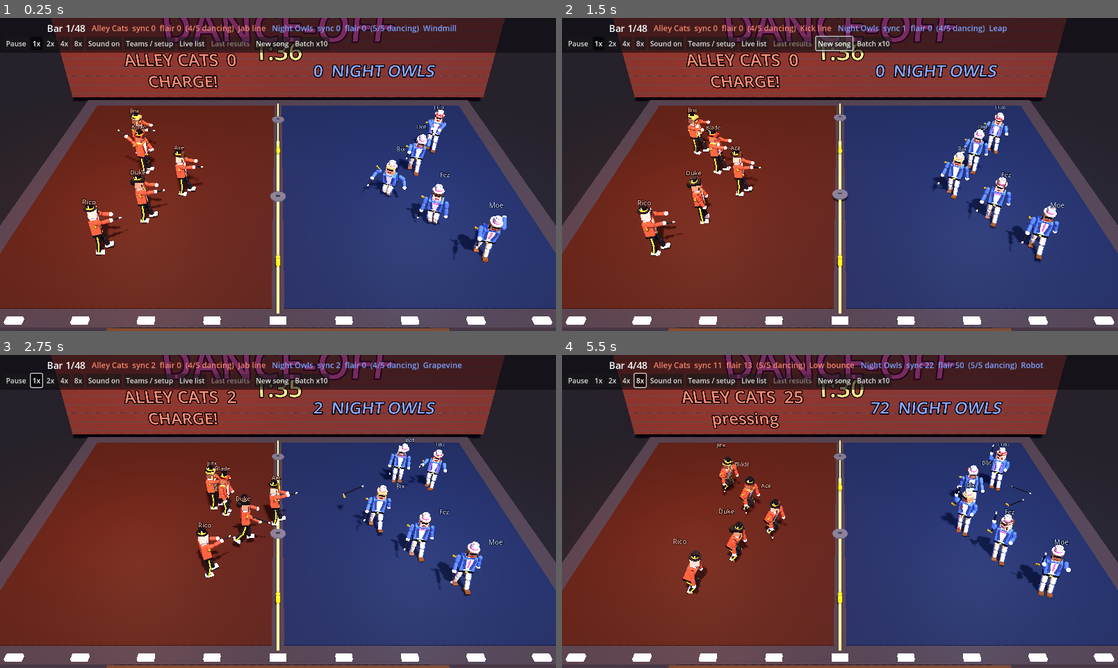
Above: before the commit, frames 1-4 (two rows, left to right).
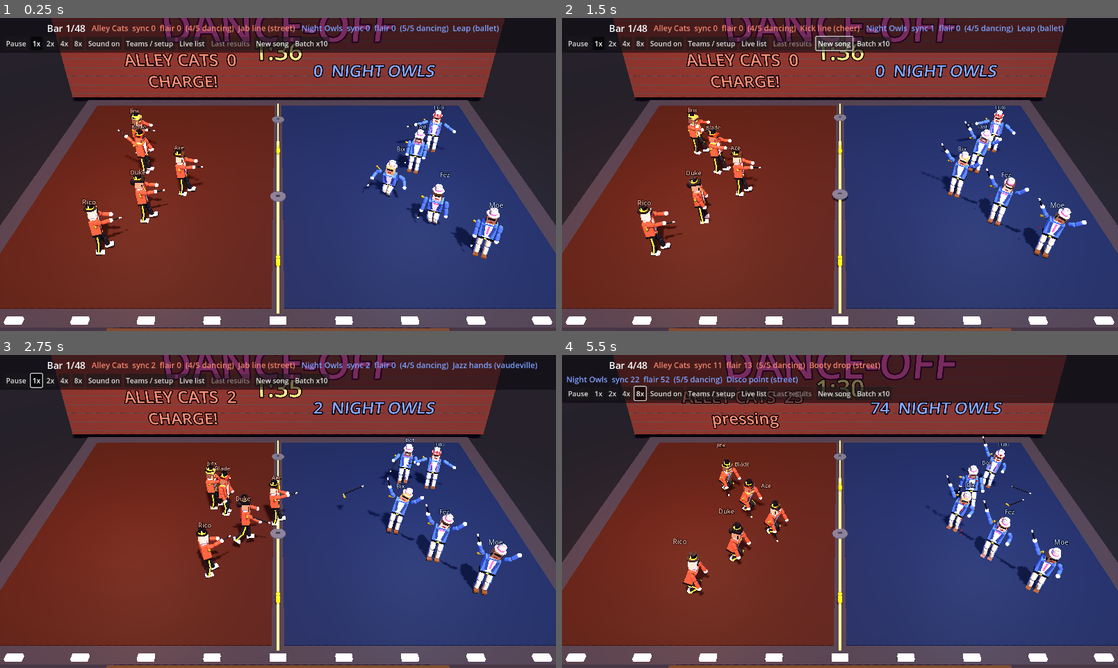
Above: after the commit, the same moments.

Repository: nathandunn/danceoff-bots
Game: Godot game, scene res://scenes/Main.tscn
The game is run twice, just before and just after one commit, with the same random seed, the same clock (stepped at 60 frames per second) and the same inputs.
Inputs:
- Up to frame 1 (0.25 s): no input
- Up to frame 2 (1.5 s): click "New song" at 0.5 s; click "New song" at 1.25 s
- Up to frame 3 (2.75 s): click "1x" at 2 s
- Up to frame 4 (5.5 s): click "2x" at 2.75 s; click "4x" at 3.5 s; click "New song" at 4.25 s; click "8x" at 5 s

The runs differ from the first frame. In frame 1, 1.8% of the frame differs, in the area x 48-92%, y 2-79%; in frame 2, 3.4%; in frame 3, 4.3%; in frame 4, 8.9%, in the area x 0-92%, y 2-78%.

Commit message:
Dance styles: ballet, burlesque, cheer, vaudeville and street, mixed by the captains
Co-Authored-By: Claude Opus 5.5 <noreply@anthropic.com>
Claude-Session: https://claude.ai/code/session_01G4wX8KutpHNXMT9rpyt35H

Diff:
--- a/scripts/dancer.gd
+++ b/scripts/dancer.gd
@@ -874,6 +874,8 @@
 		if recent_moves[i] == move:
 			repeats += 1
 	q *= maxf(1.0 - 0.2 * float(repeats), 0.4)
+	# a crew that mixes its styles - ballet into burlesque into cheer - pleases the judges
+	q *= 1.0 + Tune.v("style_bonus") * manager.style_mix(team)
 	# a hat to tip and a cane to twirl: hand work, so arm sets how much each adds
 	var kit := 0.0
 	if hat != null:
--- a/scripts/match_manager.gd
+++ b/scripts/match_manager.gd
@@ -221,6 +221,15 @@
 
 
 ## The standing dancer with the most showmanship calls the next phrase.
+## How many styles the crew's last four calls covered, 0 (all one style) .. 1 (four different).
+func style_mix(t: int) -> float:
+	var log_t: Array = call_log[t]
+	var seen := {}
+	for m in log_t.slice(-4):
+		seen[Moves.style(String(m))] = true
+	return clampf(float(seen.size() - 1) / 3.0, 0.0, 1.0)
+
+
 func _captain_call(t: int) -> String:
 	var cap: Dancer = null
 	for d in dancers:
@@ -244,7 +253,8 @@
 		var pool: Array[String] = ["kick_line", "kick_line", "jab_line", "jab_line", "spin_kick", "windmill", "leap"]
 		return pool[rng.randi() % pool.size()]
 	var log_t: Array = call_log[t]
-	return Moves.choose(rng, cap.showmanship, cap.aggression, near, canes - 1, log_t.slice(-2))
+	var last_style := Moves.style(String(log_t.back())) if not log_t.is_empty() else ""
+	return Moves.choose(rng, cap.showmanship, cap.aggression, near, canes - 1, log_t.slice(-2), last_style)
 
 
 func _stance_tag(t: int) -> String:
--- a/scripts/moves.gd
+++ b/scripts/moves.gd
@@ -44,13 +44,44 @@
 	"wind_it_down": {"label": "Wind it down", "beats": 8, "tier": 3, "strikes": [], "strike": "", "prop": ""},
 	"duck_walk": {"label": "Duck walk", "beats": 8, "tier": 2, "strikes": [], "strike": "", "prop": ""},
 	"floor_shake": {"label": "Floor shake", "beats": 4, "tier": 3, "strikes": [], "strike": "", "prop": ""},
+	"plie_port": {"label": "Plié", "beats": 4, "tier": 1, "strikes": [], "strike": "", "prop": ""},
+	"pirouette": {"label": "Pirouette", "beats": 4, "tier": 2, "strikes": [], "strike": "", "prop": ""},
+	"arabesque": {"label": "Arabesque", "beats": 4, "tier": 3, "strikes": [], "strike": "", "prop": ""},
+	"grand_jete": {"label": "Grand jeté", "beats": 4, "tier": 3, "strikes": [], "strike": "", "prop": ""},
+	"hip_bump": {"label": "Hip bump", "beats": 4, "tier": 1, "strikes": [], "strike": "", "prop": ""},
+	"shoulder_tease": {"label": "Shoulder tease", "beats": 4, "tier": 2, "strikes": [], "strike": "", "prop": ""},
+	"slow_strut": {"label": "Slow strut", "beats": 8, "tier": 2, "strikes": [], "strike": "", "prop": ""},
+	"high_v": {"label": "High V", "beats": 4, "tier": 1, "strikes": [], "strike": "", "prop": ""},
+	"clap_punch": {"label": "Clap and punch", "beats": 8, "tier": 1, "strikes": [], "strike": "", "prop": ""},
+	"herkie": {"label": "Herkie", "beats": 4, "tier": 2, "strikes": [], "strike": "", "prop": ""},
+	"toe_touch": {"label": "Toe touch", "beats": 4, "tier": 3, "strikes": [], "strike": "", "prop": ""},
+	"soft_shoe": {"label": "Soft shoe", "beats": 8, "tier": 1, "strikes": [], "strike": "", "prop": ""},
+	"hat_tip_bow": {"label": "Hat tip and bow", "beats": 4, "tier": 1, "strikes": [], "strike": "", "prop": ""},
+	"buck_and_wing": {"label": "Buck and wing", "beats": 4, "tier": 2, "strikes": [], "strike": "", "prop": ""},
 }
 
+## Every move belongs to a style. Captains mix them up, and a crew whose last four calls cover several
+## styles gets a little extra flair (MatchManager.style_mix).
+const STYLE := {
+	"step_touch": "street", "spin": "street", "knee_slide": "street", "windmill": "street", "spin_kick": "street",
+	"jab_line": "street", "the_twist": "street", "disco_point": "street", "robot": "street", "moonwalk": "street",
+	"twerk": "street", "booty_drop": "street", "low_bounce": "street", "drop_and_pop": "street", "duck_walk": "street",
+	"floor_shake": "street",
+	"leap": "ballet", "plie_port": "ballet", "pirouette": "ballet", "arabesque": "ballet", "grand_jete": "ballet",
+	"shimmy": "burlesque", "hip_roll": "burlesque", "wind_it_down": "burlesque", "hip_bump": "burlesque",
+	"shoulder_tease": "burlesque", "slow_strut": "burlesque",
+	"kick_line": "cheer", "clap_snap": "cheer", "high_v": "cheer", "clap_punch": "cheer", "herkie": "cheer", "toe_touch": "cheer",
+	"jazz_hands": "vaudeville", "grapevine": "vaudeville", "cane_twirl": "vaudeville", "charleston": "vaudeville",
+	"cancan": "vaudeville", "soft_shoe": "vaudeville", "hat_tip_bow": "vaudeville", "buck_and_wing": "vaudeville",
+}
+const STYLES: Array[String] = ["street", "ballet", "burlesque", "cheer", "vaudeville"]
+
 # the drop family: crews favour these, and showmen most of all
-const DROPS: Array[String] = ["hip_roll", "twerk", "booty_drop", "low_bounce", "drop_and_pop", "wind_it_down", "duck_walk", "floor_shake"]
+const DROPS: Array[String] = ["hip_roll", "twerk", "booty_drop", "low_bounce", "drop_and_pop", "wind_it_down", "duck_walk", "floor_shake",
+	"plie_port", "pirouette", "arabesque", "grand_jete", "hip_bump", "shoulder_tease", "slow_strut", "high_v", "clap_punch", "herkie", "toe_touch", "soft_shoe", "hat_tip_bow", "buck_and_wing"]
 
 # how much of the all-purpose groove (knee give, head nod, shoulder roll) each move keeps
-const GROOVE := {"knee_slide": 0.0, "leap": 0.0, "spin_kick": 0.0, "moonwalk": 0.0, "cancan": 0.0, "twerk": 0.0, "booty_drop": 0.0, "low_bounce": 0.0, "drop_and_pop": 0.0, " …(71 unchanged characters)…
+const GROOVE := {"knee_slide": 0.0, "leap": 0.0, "spin_kick": 0.0, "moonwalk": 0.0, "cancan": 0.0, "twerk": 0.0, "booty_drop": 0.0, "plie_port": 0.0, "pirouette": 0.0, "arabesque": 0.0, "grand_jete": 0.0, "toe_touch": 0.0, "herkie": 0.0, "hat_tip_bow": 0.0, "low_bounce": 0.0, "drop_and_pop": 0.0, " …(71 unchanged characters)…
 
 const NAMES: Array[String] = ["step_touch", "clap_snap", "shimmy", "spin", "kick_line", "jazz_hands",
 	"grapevine", "knee_slide", "leap", "windmill", "cane_twirl", "spin_kick", "jab_line", "the_twist", "disco_point", "robot", "charleston", "moonwalk", "cancan", "hip_roll", "twerk", "booty_drop", "low_bounce", "drop_and_pop", "wind_it_down", "duck_walk", "floor_shake"]
@@ -77,12 +108,16 @@
 static func label(m: String) -> String:
 	if not BOOK.has(m):
 		return m
-	return String(BOOK[m]["label"])
+	return "%s (%s)" % [String(BOOK[m]["label"]), style(m)]
+
+
+static func style(m: String) -> String:
+	return String(STYLE.get(m, "street"))
 
 
 ## Weighted pick of a move: showmanship wants the hard tiers, aggression wants strike moves when
 ## rivals are close, `avoid` (recent calls) is discounted, the cane twirl needs canes.
-static func choose(rng: RandomNumberGenerator, show: float, aggr: float, rivals_near: bool, canes: int, avoid: Array) -> String:
+static func choose(rng: RandomNumberGenerator, show: float, aggr: float, rivals_near: bool, canes: int, avoid: Array, last_style: String = "") -> String:
 	var names: Array[String] = []
 	var weights: Array[float] = []
 	var total := 0.0
@@ -91,7 +126,9 @@
 		var w := 1.0 + show * float(tr - 1) * 1.2 - (1.0 - show) * float(tr - 1) * 0.45
 		w = maxf(w, 0.05)
 		if DROPS.has(m):
-			w *= 1.4 + 0.6 * show
+			w *= 1.1 + 0.4 * show
+		if last_style != "" and style(m) == last_style:
+			w *= 0.3
 		if not strikes(m).is_empty():
 			w *= 1.0 + aggr * (1.6 if rivals_near else 0.25)
 		if String(BOOK[m]["prop"]) == "cane":
@@ -435,6 +472,202 @@
 			p["elbow_l"] = 0.2
 			p["elbow_r"] = 0.2
 			p["turn"] = sin(t * PI) * 0.5
+		"plie_port":
+			# ballet: a slow plié, arms rising through first position to fifth overhead
+			var pp := 0.5 - 0.5 * cos(t * PI * 0.5)
+			_low(p, 0.45 * sin(t * PI * 0.25), 0.0)
+			p["leg_l"] = Vector3(float(p["leg_l"].x), 0, -0.25)
+			p["leg_r"] = Vector3(float(p["leg_r"].x), 0, 0.25)
+			p["arm_l"] = Vector3(lerpf(0.5, 2.9, pp), 0, -0.35)
+			p["arm_r"] = Vector3(lerpf(0.5, 2.9, pp), 0, 0.35)
+			p["elbow_l"] = 0.5
+			p["elbow_r"] = 0.5
+			p["nod"] = -0.15
+			p["turn"] = 0.3 * sin(t * PI * 0.25)
+		"pirouette":
+			# up on the toes, foot drawn to the knee, two turns, arms rounded in front
+			var pu := clampf((t - 0.5) / 2.5, 0.0, 1.0)
+			var pe := pu * pu * (3.0 - 2.0 * pu)
+			p["yaw"] = -TAU * 2.0 * pe
+			var up := clampf(t / 0.4, 0.0, 1.0) * clampf((4.0 - t) / 0.4, 0.0, 1.0)
+			p["bob"] = 0.08 * up
+			p["leg_r"] = Vector3(0.9 * up, 0, 0.5 * up)
+			p["knee_r"] = 2.0 * up
+			p["arm_l"] = Vector3(1.3, 0, 0.25)
+			p["arm_r"] = Vector3(1.3, 0, -0.25)
+			p["elbow_l"] = 0.9
+			p["elbow_r"] = 0.9
+			p["nod"] = -0.1
+		"arabesque":
+			# lean forward, back leg up behind, one arm reaching out front
+			var ar := sin(clampf(t / 4.0, 0.0, 1.0) * PI)
+			var ah := clampf(ar * 1.6, 0.0, 1.0)
+			p["lean"] = 0.45 * ah
+			p["leg_r"] = Vector3(-1.5 * ah, 0, 0)
+			p["bob"] = 0.06 * ah
+			p["arm_l"] = Vector3(1.4 + 0.6 * ah, 0, -0.1)
+			p["arm_r"] = Vector3(0.6, 0, 1.3 * ah)
+			p["elbow_l"] = 0.05
+			p["elbow_r"] = 0.1
+			p["nod"] = -0.35 * ah
+		"grand_jete":
+			# a leap in the splits, arms flung up and out
+			var gj := sin(clampf((t - 0.8) / 2.2, 0.0, 1.0) * PI)
+			p["bob"] = gj * 1.0
+			p["leg_l"] = Vector3(1.55 * gj, 0, 0)
+			p["leg_r"] = Vector3(-1.45 * gj, 0, 0)
+			p["arm_l"] = Vector3(0.4 + 2.0 * gj, 0, -0.7 * gj)
+			p["arm_r"] = Vector3(0.4 + 1.2 * gj, 0, 1.0 * gj)
+			p["elbow_l"] = 0.15
+			p["elbow_r"] = 0.15
+			p["lean"] = 0.1 * gj
+			p["nod"] = 0.2 * gj
+		"hip_bump":
+			# showgirl hip bump on each beat, one hand on the hip, the other overhead
+			var hb := sin(t * PI)
+			p["sway"] = hb * 0.22
+			p["tilt"] = -hb * 0.2
+			p["counter"] = hb * 0.15
+			p["arm_l"] = Vector3(0.1, 0, -0.85)
+			p["elbow_l"] = 1.5
+			p["arm_r"] = Vector3(2.7, 0, 0.4)
+			p["elbow_r"] = 0.7
+			p["leg_l"] = Vector3(0.25 * maxf(hb, 0.0), 0, 0)
+			p["leg_r"] = Vector3(0.25 * maxf(-hb, 0.0), 0, 0)
+			p["knee_l"] = 0.5 * maxf(hb, 0.0)
+			p["knee_r"] = 0.5 * maxf(-hb, 0.0)
+			p["turn"] = 0.35
+		"shoulder_tease":
+			# a look back over the shoulder, a slow shoulder roll, hand to the brim
+			var st := sin(t * PI * 0.5)
+			p["yaw"] = 0.6
+			p["turn"] = -0.9
+			p["counter"] = st * 0.2
+			p["twist"] = -0.3
+			p["tilt"] = st * 0.08
+			p["arm_r"] = Vector3(2.6, 0, 0.2)
+			p["elbow_r"] = 1.7
+			p["arm_l"] = Vector3(0.2, 0, -0.85)
+			p["elbow_l"] = 1.5
+			p["leg_l"] = Vector3(0.2, 0, 0.15)
+			p["knee_l"] = 0.5
+			p["nod"] = 0.1
+		"slow_strut":
+			# heel-to-toe, one foot crossing in front of the other, hips swinging, a trailing hand
+			var ss := sin(t * PI * 0.5)
+			var cross := 1.0 if int(floor(t / 2.0)) % 2 == 0 else -1.0
+			p["leg_l"] = Vector3(0.35 * maxf(ss, 0.0), 0, -0.18 * cross)
+			p["leg_r"] = Vector3(0.35 * maxf(-ss, 0.0), 0, -0.18 * cross)
+			p["sway"] = ss * 0.25
+			p["tilt"] = -ss * 0.16
+			p["counter"] = ss * 0.12
+			p["arm_l"] = Vector3(-0.4, 0, -0.5)
+			p["arm_r"] = Vector3(0.6 + 0.3 * ss, 0, 0.6)
+			p["elbow_r"] = 0.8
+			p["nod"] = -0.1
+			p["turn"] = 0.25
+		"high_v":
+			# sharp cheer motions: high V, T, low V, high V, snapping on the beat
+			var hv := int(floor(t)) % 4
+			p["elbow_l"] = 0.0
+			p["elbow_r"] = 0.0
+			match hv:
+				0, 3:
+					p["arm_l"] = Vector3(0.0, 0, -2.5)
+					p["arm_r"] = Vector3(0.0, 0, 2.5)
+				1:
+					p["arm_l"] = Vector3(0.0, 0, -1.57)
+					p["arm_r"] = Vector3(0.0, 0, 1.57)
+				_:
+					p["arm_l"] = Vector3(0.0, 0, -0.6)
+					p["arm_r"] = Vector3(0.0, 0, 0.6)
+			p["bob"] = absf(sin(t * PI)) * 0.08
+			p["nod"] = -0.1
+		"clap_punch":
+			# clap on the beat, punch a fist at the sky on the off-beat
+			var cf := t - floorf(t)
+			var on := cf < 0.5
+			var side := 1.0 if int(floor(t)) % 2 == 0 else -1.0
+			if on:
+				p["arm_l"] = Vector3(1.5, 0, 0.35)
+				p["arm_r"] = Vector3(1.5, 0, -0.35)
+				p["elbow_l"] = 0.6
+				p["elbow_r"] = 0.6
+			else:
+				p["arm_r"] = Vector3(2.9, 0, 0.3) if side > 0.0 else Vector3(0.3, 0, 0.6)
+				p["arm_l"] = Vector3(0.3, 0, -0.6) if side > 0.0 else Vector3(2.9, 0, -0.3)
+				p["elbow_l"] = 0.1 if side < 0.0 else 1.4
+				p["elbow_r"] = 0.1 if side > 0.0 else 1.4
+			p["bob"] = absf(sin(t * TAU)) * 0.05
+		"herkie":
+			# a jump with one leg straight out to the side and the other tucked under
+			var hk := sin(clampf((t - 1.0) / 1.6, 0.0, 1.0) * PI)
+			p["bob"] = hk * 0.75
+			p["leg_r"] = Vector3(0.6 * hk, 0, 1.3 * hk)
+			p["leg_l"] = Vector3(-0.4 * hk, 0, 0)
+			p["knee_l"] = 2.0 * hk
+			p["arm_r"] = Vector3(0.0, 0, 2.5 * hk + 0.2)
+			p["arm_l"] = Vector3(0.6, 0, -0.4 - 0.6 * hk)
+			p["elbow_l"] = 0.0
+			p["elbow_r"] = 0.0
+			if t < 1.0:
+				var crouch := 0.6 * clampf(1.0 - absf(t - 0.6) / 0.5, 0.0, 1.0)
+				p["knee_l"] = float(p["knee_l"]) + 2.0 * crouch
+				p["knee_r"] = 2.0 * crouch
+				p["leg_r"] = Vector3(crouch, 0, 0)
+				p["bob"] = -0.76 * (1.0 - cos(crouch))
+		"toe_touch":
+			# the big straddle jump: legs out to the sides, arms out to meet them
+			var tt := sin(clampf((t - 1.0) / 1.8, 0.0, 1.0) * PI)
+			p["bob"] = tt * 0.9
+			p["leg_l"] = Vector3(0.7 * tt, 0, -1.35 * tt)
+			p["leg_r"] = Vector3(0.7 * tt, 0, 1.35 * tt)
+			p["arm_l"] = Vector3(0.6 * tt, 0, -1.6 * tt - 0.2)
+			p["arm_r"] = Vector3(0.6 * tt, 0, 1.6 * tt + 0.2)
+			p["elbow_l"] = 0.0
+			p["elbow_r"] = 0.0
+			p["lean"] = 0.25 * tt
+			p["nod"] = -0.2 * tt
+		"soft_shoe":
+			# a lazy sand-dance shuffle, toe taps, the cane swinging, the hat tipped at the end
+			var sf := sin(t * PI)
+			p["leg_l"] = Vector3(0.35 * maxf(sf, 0.0), 0, 0)
+			p["leg_r"] = Vector3(0.35 * maxf(-sf, 0.0), 0, 0)
+			p["knee_l"] = 0.4 + 0.3 * maxf(sf, 0.0)
+			p["knee_r"] = 0.4 + 0.3 * maxf(-sf, 0.0)
+			p["sway"] = sin(t * PI * 0.5) * 0.3
+			p["arm_r"] = Vector3(0.4 + 0.5 * sf, 0, 0.35)
+			p["elbow_r"] = 0.5
+			var tip := clampf((t - 6.0) / 0.5, 0.0, 1.0) * clampf((8.0 - t) / 0.5, 0.0, 1.0)
+			p["arm_l"] = Vector3(lerpf(0.3, 2.7, tip), 0, -0.3)
+			p["elbow_l"] = lerpf(0.3, 1.7, tip)
+			p["lean"] = -0.08
+			p["turn"] = 0.4 * sin(t * PI * 0.25)
+		"hat_tip_bow":
+			# step back, tip the hat, take a deep bow to the house, cane out to the side
+			var bw := sin(clampf((t - 0.5) / 3.0, 0.0, 1.0) * PI)
+			p["lean"] = 0.75 * bw
+			p["leg_r"] = Vector3(-0.35 * bw, 0, 0)
+			p["knee_l"] = 0.3 * bw
+			p["arm_l"] = Vector3(lerpf(0.3, 2.4, bw), 0, -0.2)
+			p["elbow_l"] = 1.6 * bw
+			p["arm_r"] = Vector3(0.3, 0, 1.0 * bw + 0.1)
+			p["elbow_r"] = 0.1
+			p["nod"] = 0.3 * bw
+		"buck_and_wing":
+			# fast taps, a leg flicked out on every beat, the elbows flapping like wings
+			var bk := sin(t * TAU)
+			var right := int(floor(t)) % 2 == 0
+			p["leg_r"] = Vector3(0.3, 0, 0.6 * maxf(bk, 0.0)) if right else Vector3(0.1, 0, 0)
+			p["leg_l"] = Vector3(0.1, 0, 0) if right else Vector3(0.3, 0, -0.6 * maxf(bk, 0.0))
+			p["knee_l"] = 0.5
+			p["knee_r"] = 0.5
+			p["arm_l"] = Vector3(0.0, 0, -1.0 - 0.3 * absf(bk))
+			p["arm_r"] = Vector3(0.0, 0, 1.0 + 0.3 * absf(bk))
+			p["elbow_l"] = 1.4
+			p["elbow_r"] = 1.4
+			p["bob"] = absf(sin(t * TAU * 2.0)) * 0.05
+			p["lean"] = 0.1
 		"spin_kick":
 			# wind up, whip round a full turn so the leg comes out on beat 2 facing the way he
 			# started, then land
--- a/scripts/tune.gd
+++ b/scripts/tune.gd
@@ -25,7 +25,8 @@
 	"hurt_heal": 0.006,     # per second he mends
 	"down_per_fall": 0.25,  # each earlier knockdown makes the next getting-up this much longer (fraction)
 	"wear_per_fall": 0.07,  # each knockdown so far dulls his dancing by this much (capped at 0.5)
-	"hurt_sloppy": 0.5,     # extra timing wobble per unit of hurt (1 = twice as ragged at full hurt)
+	"hurt_sloppy": 0.5,
+	"style_bonus": 0.15,    # extra flair, at most, for a crew whose last four calls span four styles     # extra timing wobble per unit of hurt (1 = twice as ragged at full hurt)
 }
 
 static var values := DEFAULTS.duplicate()
Not shown, changed: README.md
Not shown, changed: dist/index.html
Not shown, changed: dist/index.js.gz
Not shown, changed: dist/index.pck.gz
Not shown, changed: dist/index.wasm.gz
